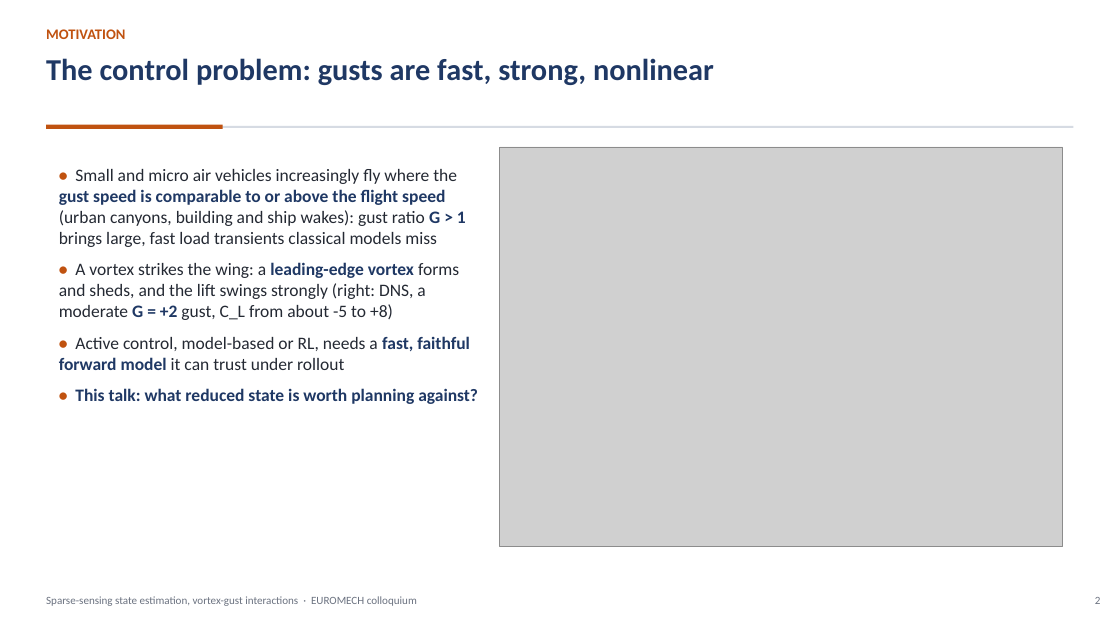
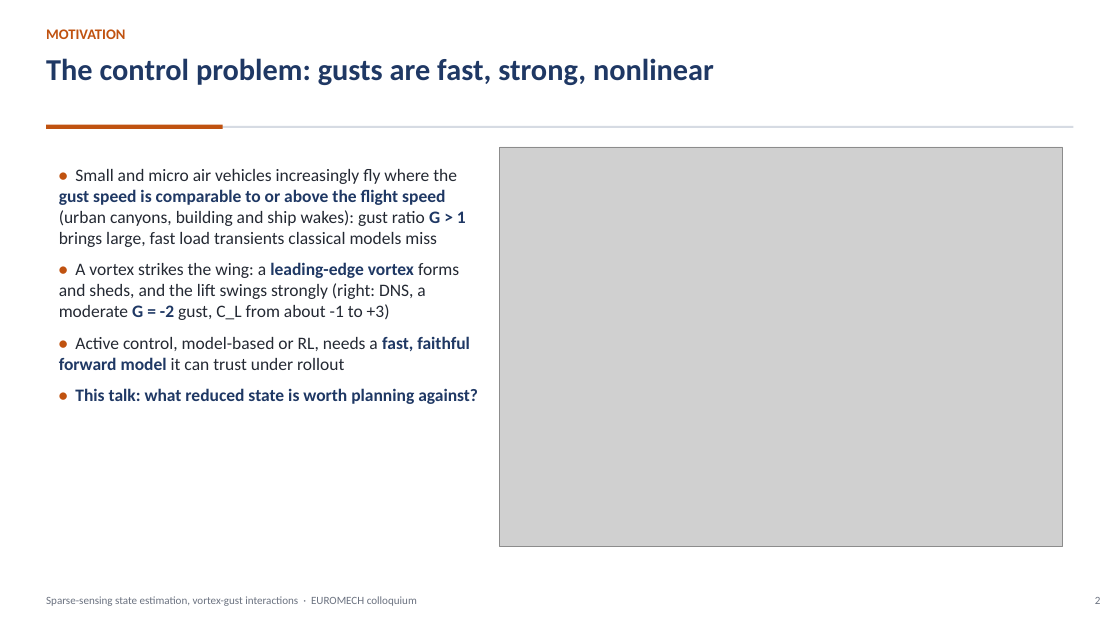
Before and after one commit to sanmi90/GUST-JEPA, a slide deck: slide 2 of paper/talk/euromech_gust_jepa.pptx. Drawn at 1120x630 pixels with LibreOffice and Linux fonts; fonts in the diff are those of the drawing; grey boxes stand for pictures. Boxes give left, top, right and bottom in pixels: in the first picture for what was removed or moved away, otherwise in the second. Text is boxed around its words. In the diff, an @@ line names an element or a change of style, - is before the commit and + after.

```diff
--- a/paper/talk/euromech_gust_jepa.pptx
+++ b/paper/talk/euromech_gust_jepa.pptx
@@ text at (x1=59, y1=262, x2=459, y2=320): text changed @@
-• A vortex strikes the wing: a leading-edge vortex forms and sheds, and the lift swings strongly (right: DNS, a moderate G = +2 gust, C_L from about -5 to +8)
+• A vortex strikes the wing: a leading-edge vortex forms and sheds, and the lift swings strongly (right: DNS, a moderate G = -2 gust, C_L from about -1 to +3)
```
Also in this commit, not shown: 6 other files.
